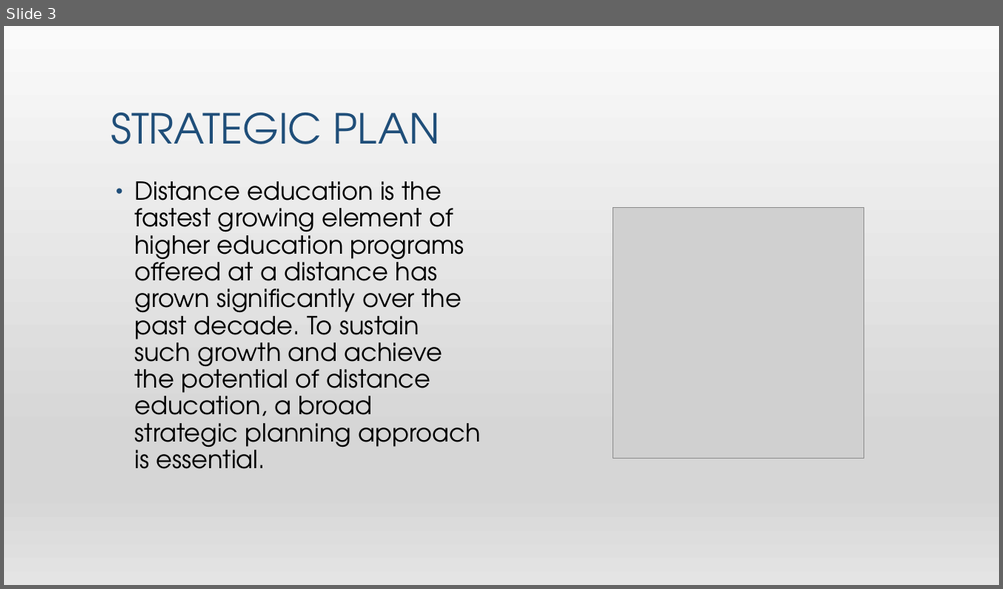
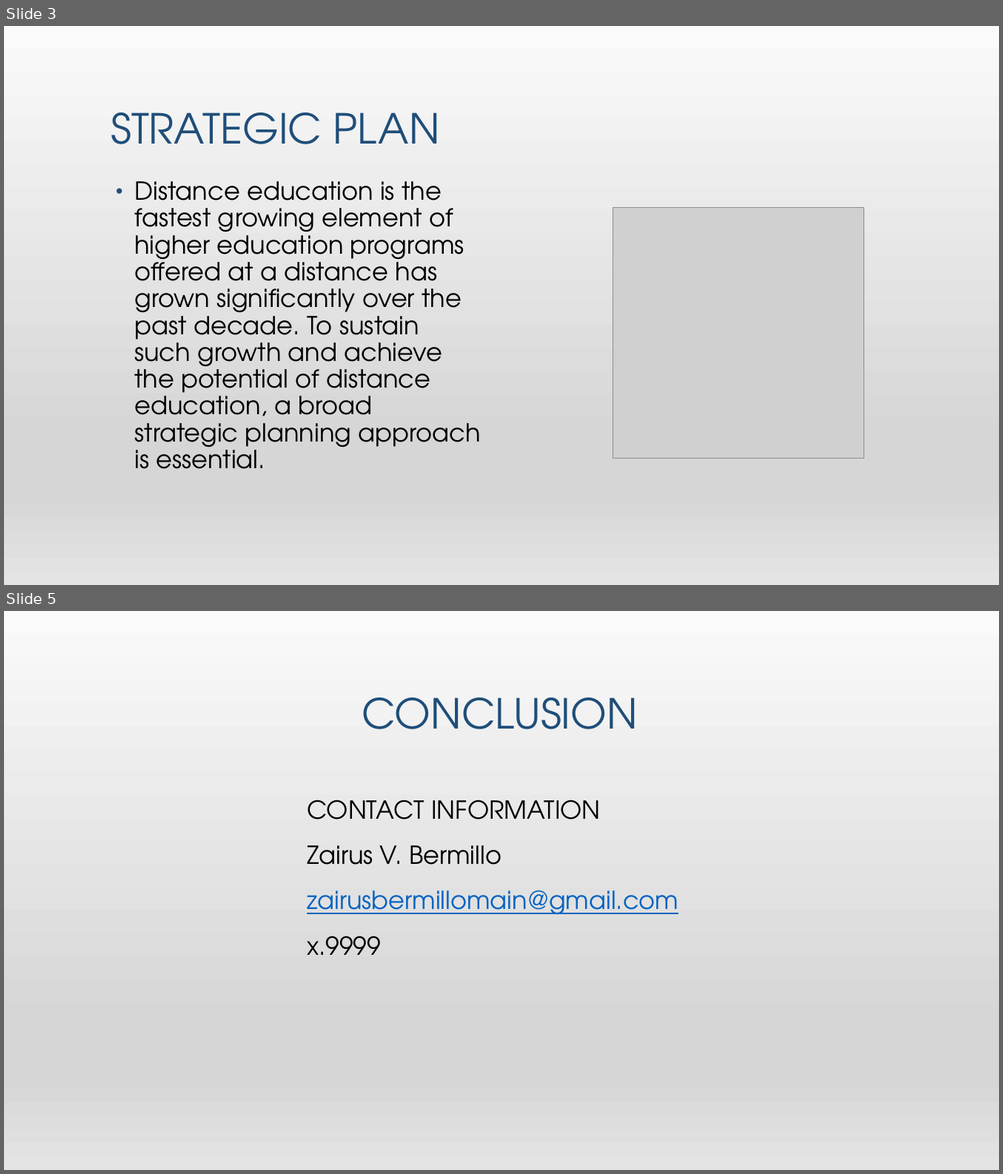
Before and after one commit to ZaiBerm/School, a slide deck: CSC1/DISTANCE EDUCATION.pptx. Shown one above the other, each under a label of ours: slide 3 before the commit, slides 3 and 5 after it; the slides between them are not shown. The pictures are 1003x589 and 1003x1174 pixels, drawn with LibreOffice and Linux fonts; fonts in the diff are those of the drawing; grey boxes stand for pictures. Boxes give left, top, right and bottom in pixels: in the first picture for what was removed or moved away, otherwise in the second. Text is boxed around its words. In the diff, an @@ line names an element or a change of style, - is before the commit and + after.

```diff
--- a/CSC1/DISTANCE EDUCATION.pptx
+++ b/CSC1/DISTANCE EDUCATION.pptx
@@ slide 5 added at [4,611,999,1170], background gradient #F2F2F2 to #E7E6E6 to #FFFFFF to #D0CECE; not listed: 1 template element that a slide beside it also shows @@
@@ title added at [362,698,637,729], 40 pt, text #1F4E79 @@
+CONCLUSION
@@ text added at [307,800,678,955], 24 pt, text #000000 @@
+CONTACT INFORMATION
+Zairus V. Bermillo
+zairusbermillomain@gmail.com
+x.9999
```
Also in this commit, not shown: 1 slide changed.
